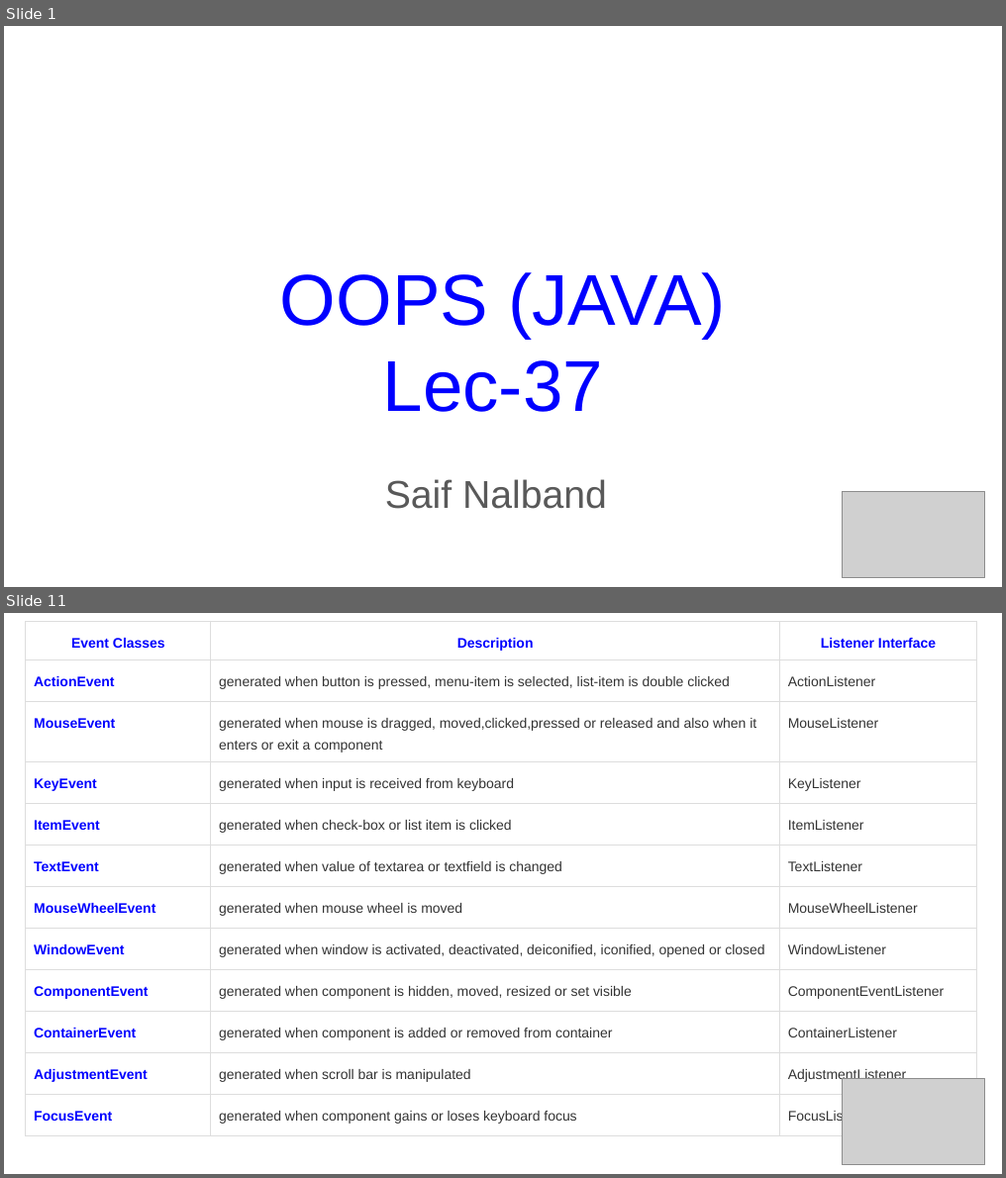
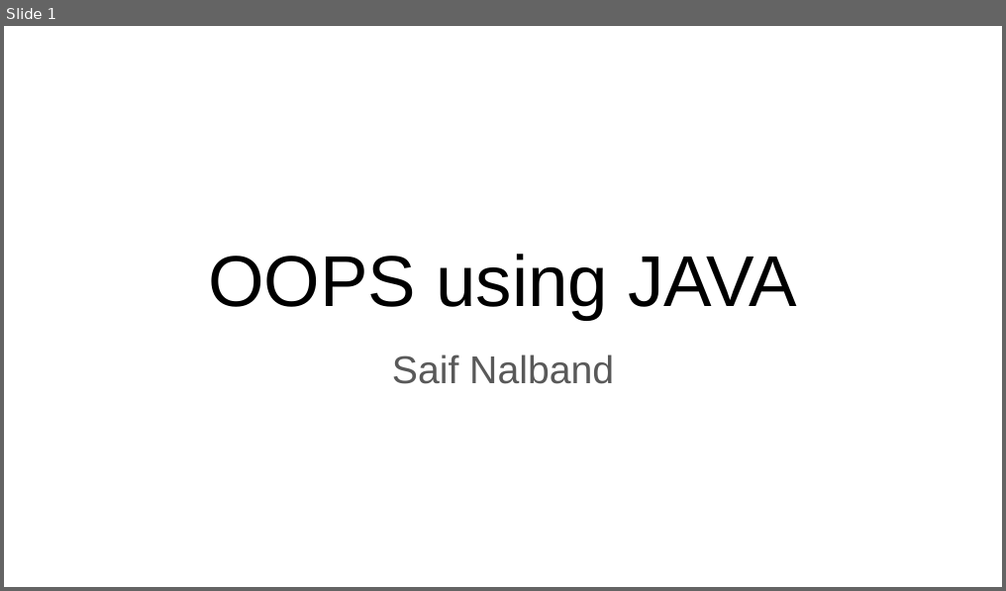
Before and after one commit to saifnalband/JAVA_OOPS, a slide deck: slides/Lec-37.pptx. Shown one above the other, each under a label of ours: slides 1 and 11 before the commit, slide 1 after it; the slides between them are not shown. The pictures are 1006x1178 and 1006x591 pixels, drawn with LibreOffice and Linux fonts; fonts in the diff are those of the drawing; grey boxes stand for pictures. Boxes give left, top, right and bottom in pixels: in the first picture for what was removed or moved away, otherwise in the second. Text is boxed around its words. In the diff, an @@ line names an element or a change of style, - is before the commit and + after.

```diff
--- a/slides/Lec-37.pptx
+++ b/slides/Lec-37.pptx
@@ slide 11 removed at <box>4,613,1002,1174</box>, background #FFFFFF @@
@@ table removed at <box>26,621,977,1136</box>, 12 rows, 3 columns @@
-Event Classes | Description | Listener Interface
-ActionEvent | generated when button is pressed, menu-item is selected, list-item is double clicked | ActionListener
-MouseEvent | generated when mouse is dragged, moved,clicked,pressed or released and also when it enters or exit a component | MouseListener
-KeyEvent | generated when input is received from keyboard | KeyListener
-ItemEvent | generated when check-box or list item is clicked | ItemListener
-TextEvent | generated when value of textarea or textfield is changed | TextListener
-MouseWheelEvent | generated when mouse wheel is moved | MouseWheelListener
-WindowEvent | generated when window is activated, deactivated, deiconified, iconified, opened or closed | WindowListener
-ComponentEvent | generated when component is hidden, moved, resized or set visible | ComponentEventListener
-ContainerEvent | generated when component is added or removed from container | ContainerListener
-AdjustmentEvent | generated when scroll bar is manipulated | AdjustmentListener
-FocusEvent | generated when component gains or loses keyboard focus | FocusListener
@@ picture removed at <box>843,1079,985,1165</box> @@
@@ slide 1 changed as well @@
@@ title at <box>208,254,797,320</box>: text changed; text colour #0000FF to #000000 @@
-OOPS (JAVA)
-Lec-37
+OOPS using JAVA
@@ subtitle "Saif Nalband": place and size @@
-subtitle "Saif Nalband" at <box>385,479,607,509</box>
+subtitle "Saif Nalband" at <box>392,355,614,384</box>
@@ picture removed at <box>843,492,985,578</box> @@
```
Also in this commit, not shown: 6 slides added, 27 other slides removed, 3 other files.
